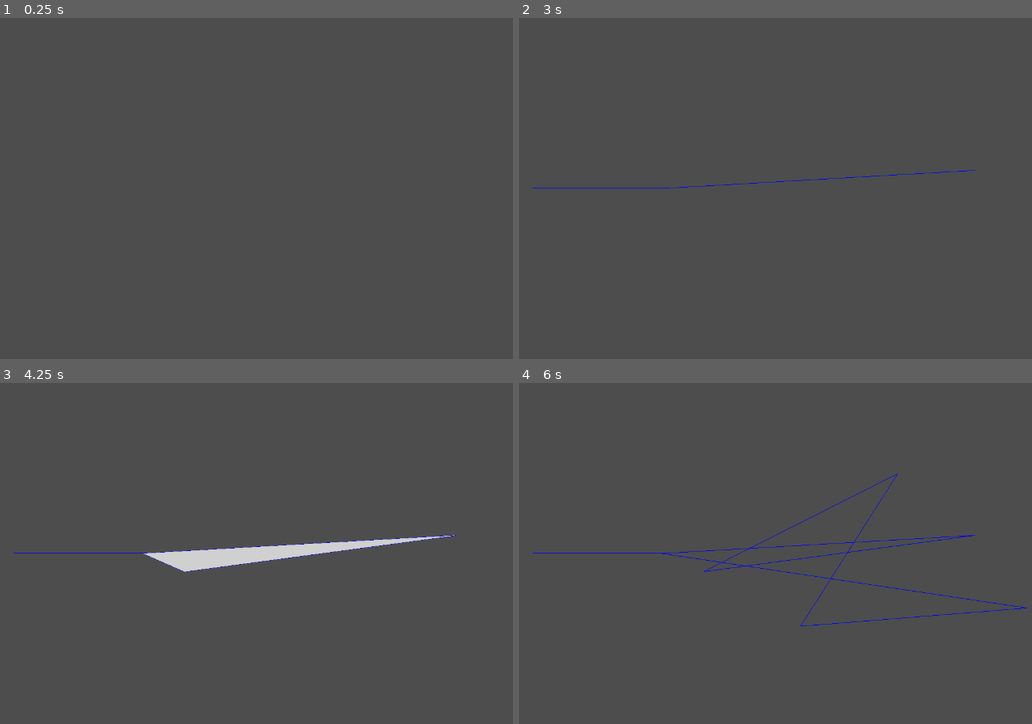
Above: before the commit, frames 1-4 (two rows, left to right).
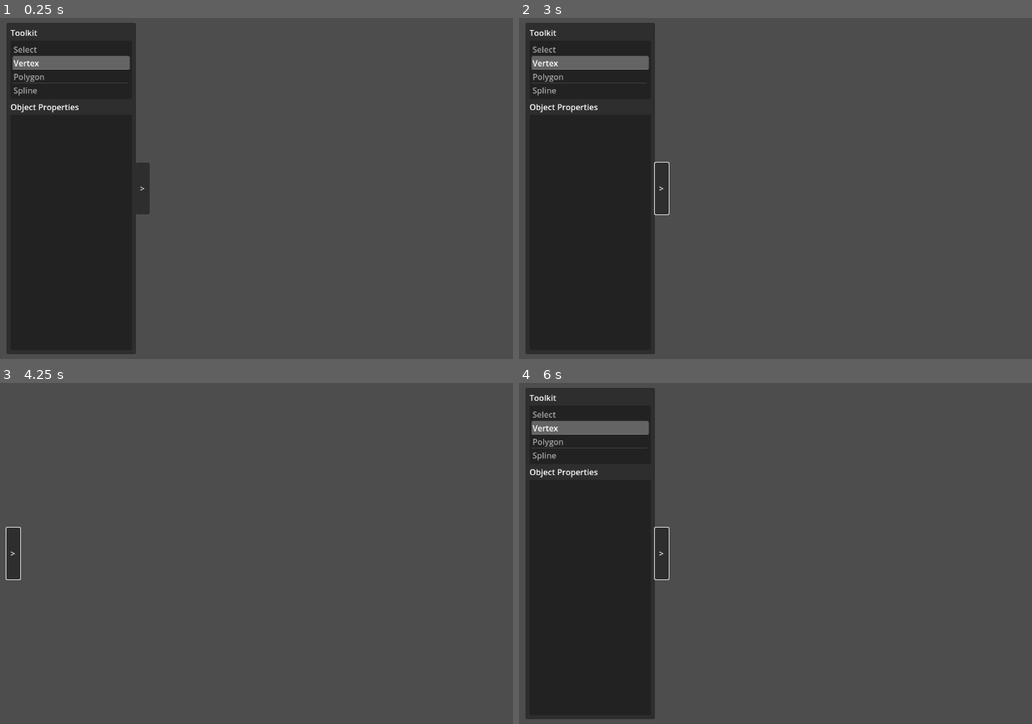
Above: after the commit, the same moments.

Repository: jeffinitup/clunk
Game: Godot game, scene res://scene/editor.tscn
Same seed, same stepped clock (60 frames per second), same inputs: the game is played once before the commit and once after it.
Inputs (mouse positions are in pixels of both pictures, inside the frame that each line leads up to):
- Up to frame 1 (0.25 s): no input
- Up to frame 2 (3 s): click (662, 188) at 0.5 s, where only the run after the commit has a clickable ">"; click (534, 188) at 1.25 s, where only the run after the commit has a clickable ">"; click (662, 188) at 2 s, where only the run after the commit has a clickable ">"; tap Enter at 2.75 s; move the mouse to (975, 171) at 2.77 s; tap Backspace at 2.85 s; click (975, 171) at 2.92 s
- Up to frame 3 (4.25 s): tap Delete at 3.05, 3.6 s; tap Space at 3.5 s; move the mouse to (184, 570) at 3.52 s; click (184, 570) at 3.67 s; tap Backspace at 3.8 s
- Up to frame 4 (6 s): tap Enter at 4.25, 5.75 s; move the mouse to (898, 475) at 4.27 s; tap Backspace at 4.35, 5.3, 5.85 s; click (898, 475) at 4.42 s; tap Delete at 4.55, 5.1 s; tap Space at 5 s; move the mouse to (801, 625) at 5.02 s; click (801, 625) at 5.17 s; move the mouse to (1026, 608) at 5.77 s; click (1026, 608) at 5.92 s

The runs differ from the first frame. In frame 1, 24% of the frame differs, in the area x 1-30%, y 1-99%; in frame 2, 24%; in frame 3, 2.5%; in frame 4, 25%, in the area x 1-100%, y 1-99%.

Commit message:
proper tool system

Diff:
--- a/clunk-editor/scene/editor.tscn
+++ b/clunk-editor/scene/editor.tscn
@@ -1,7 +1,25 @@
-[gd_scene load_steps=3 format=3 uid="uid://dthqgv4b565b"]
+[gd_scene load_steps=8 format=3 uid="uid://dthqgv4b565b"]
 
 [ext_resource type="Script" path="res://scripts/editor.gd" id="1_ohh0g"]
 [ext_resource type="Script" path="res://scripts/draw.gd" id="2_762bk"]
+[ext_resource type="Script" path="res://scripts/cell_manager.gd" id="3_h0f4w"]
+[ext_resource type="Script" path="res://scripts/interface.gd" id="4_evutu"]
+[ext_resource type="Script" path="res://scripts/tool_manager.gd" id="5_g05hf"]
+
+[sub_resource type="StyleBoxFlat" id="StyleBoxFlat_o3cbe"]
+content_margin_left = 8.0
+content_margin_top = 8.0
+content_margin_right = 8.0
+content_margin_bottom = 8.0
+bg_color = Color(0.1, 0.1, 0.1, 0.6)
+corner_radius_top_left = 3
+corner_radius_top_right = 3
+corner_radius_bottom_right = 3
+corner_radius_bottom_left = 3
+corner_detail = 5
+
+[sub_resource type="Theme" id="Theme_np3d2"]
+PanelContainer/styles/panel = SubResource("StyleBoxFlat_o3cbe")
 
 [node name="editor" type="Node"]
 script = ExtResource("1_ohh0g")
@@ -10,3 +28,71 @@
 script = ExtResource("2_762bk")
 
 [node name="cell_manager" type="Node2D" parent="."]
+script = ExtResource("3_h0f4w")
+
+[node name="interface" type="CanvasLayer" parent="."]
+script = ExtResource("4_evutu")
+
+[node name="gui" type="MarginContainer" parent="interface"]
+anchors_preset = 15
+anchor_right = 1.0
+anchor_bottom = 1.0
+grow_horizontal = 2
+grow_vertical = 2
+theme_override_constants/margin_left = 32
+theme_override_constants/margin_top = 32
+theme_override_constants/margin_right = 32
+theme_override_constants/margin_bottom = 32
+
+[node name="main" type="HBoxContainer" parent="interface/gui"]
+layout_mode = 2
+size_flags_horizontal = 0
+theme_override_constants/separation = 0
+
+[node name="panel" type="PanelContainer" parent="interface/gui/main"]
+custom_minimum_size = Vector2(256, 0)
+layout_mode = 2
+size_flags_horizontal = 0
+theme = SubResource("Theme_np3d2")
+
+[node name="sort" type="VBoxContainer" parent="interface/gui/main/panel"]
+layout_mode = 2
+
+[node name="header1" type="Label" parent="interface/gui/main/panel/sort"]
+layout_mode = 2
+text = "Toolkit"
+
+[node name="tools" type="ItemList" parent="interface/gui/main/panel/sort"]
+layout_mode = 2
+size_flags_vertical = 0
+allow_search = false
+auto_height = true
+item_count = 4
+item_0/text = "Select"
+item_1/text = "Vertex"
+item_2/text = "Polygon"
+item_3/text = "Spline"
+
+[node name="header2" type="Label" parent="interface/gui/main/panel/sort"]
+layout_mode = 2
+text = "Object Properties"
+
+[node name="properties" type="PanelContainer" parent="interface/gui/main/panel/sort"]
+layout_mode = 2
+size_flags_vertical = 3
+
+[node name="container" type="VBoxContainer" parent="interface/gui/main/panel/sort/properties"]
+layout_mode = 2
+
+[node name="showhide" type="Button" parent="interface/gui/main"]
+custom_minimum_size = Vector2(27, 102)
+layout_mode = 2
+size_flags_horizontal = 0
+size_flags_vertical = 4
+text = ">"
+
+[node name="tool_manager" type="Node" parent="interface"]
+script = ExtResource("5_g05hf")
+
+[connection signal="item_selected" from="interface/gui/main/panel/sort/tools" to="interface" method="tool_selected"]
+[connection signal="pressed" from="interface/gui/main/showhide" to="interface" method="show_hide"]
--- /dev/null
+++ b/clunk-editor/scripts/cell_manager.gd
@@ -0,0 +1,2 @@
+### cell_manager.gd
+class_name CellManager extends Node2D
--- a/clunk-editor/scripts/draw.gd
+++ b/clunk-editor/scripts/draw.gd
@@ -32,19 +32,25 @@
 		draw_polyline(line, Color.BLUE)
 
 		# Stop drawing if less than three points
-		if poly.size() < 3:
+		if poly.size() < 3 || !should_draw(poly):
 			return
 
 		draw_colored_polygon(poly, Color(Color.WHITE, fac))
 
-func _process(delta: float) -> void:
+func _unhandled_input(event : InputEvent) -> void:
+	if event is InputEventMouseMotion:
+		var mpos := get_global_mouse_position()
+		for polygon in editor.poly_list:
+			if Geometry2D.is_point_in_polygon(mpos, polygon.points):
+				polygon.focused = true
+				continue
+			polygon.focused = false
+
+func _physics_process(delta : float) -> void:
+	# Redraw
 	queue_redraw()
 
-func _physics_process(delta : float) -> void:
-	# Check for mouse overlap
-	var mpos := get_global_mouse_position()
-	for polygon in editor.poly_list:
-		if Geometry2D.is_point_in_polygon(mpos, polygon.points):
-			polygon.focused = true
-			continue
-		polygon.focused = false
+func should_draw(points : PackedVector2Array) -> bool:
+	if Geometry2D.triangulate_polygon(points).is_empty():
+		return false
+	return true
--- a/clunk-editor/scripts/editor.gd
+++ b/clunk-editor/scripts/editor.gd
@@ -1,47 +1,23 @@
 ### editor.gd
 class_name Editor extends Node
 
+## Fired when poly_list is updated
+signal polys_updated(list : Array[Polygon])
+
 ## Array of different points
 var poly_list : Array[Polygon]
-## Current, modified polygon
+## Current, uncommited polygon
 var poly_cur : Polygon
 
 func _ready() -> void:
 	pass
 
-func _unhandled_input(event: InputEvent) -> void:
-	## Check for mouse input
-	if event is InputEventMouseButton:
-		## Place polygon point
-		if event.button_index == MOUSE_BUTTON_LEFT && event.is_pressed():
-			var pos : Vector2 = event.position
-			if !poly_cur:
-				poly_cur = Polygon.new(poly_list.size())
-			poly_cur.append(pos)
+func set_poly_cur(poly : Polygon) -> void:
+	poly_cur = poly
 
-		## Commit polygon
-		if event.button_index == MOUSE_BUTTON_MASK_RIGHT && event.is_pressed():
-			if !poly_cur:
-				return
-			commit_polygon()
-
-		## Delete polygon
-
-func commit_polygon() -> void:
-	# If collision triangulation fails, we have a bad polygon
-	if Geometry2D.triangulate_polygon(poly_cur.points).is_empty():
-		push_warning("Bad triangulation! - " + str(poly_cur.rid))
-		poly_cur = null
-		return
-
-	# If collision decomposition fails, we also have a bad polygon
-	if Geometry2D.decompose_polygon_in_convex(poly_cur.points).is_empty():
-		push_warning("Bad decompisition! - " + str(poly_cur.rid))
-		poly_cur = null
-		return
-
-	# Add to list
-	poly_list.append(poly_cur)
+func add_to_polygon_list(poly : Polygon) -> void:
+	poly_list.append(poly)
+	polys_updated.emit(poly_list)
 	poly_cur = null
 
 class Polygon extends Resource:
--- /dev/null
+++ b/clunk-editor/scripts/interface.gd
@@ -0,0 +1,20 @@
+### interface.gd
+class_name Interface extends CanvasLayer
+
+## Main gui panel
+@onready var main_panel : PanelContainer = $gui/main/panel
+## Tools list
+@onready var tools_list : ItemList = $gui/main/panel/sort/tools
+## Tool manager
+@onready var tool_manager : ToolManager = $tool_manager
+
+
+func _ready() -> void:
+	# Make sure vertex mode is selected
+	tools_list.select(1)
+
+func show_hide() -> void:
+	main_panel.visible = not main_panel.visible
+
+func tool_selected(index: int) -> void:
+	tool_manager.create_tool(index)
--- /dev/null
+++ b/clunk-editor/scripts/tool.gd
@@ -0,0 +1,79 @@
+### tool.gd
+class_name Tool extends Node2D
+
+## The name of the tool
+var tool_name : String = "Tool"
+
+class Select extends Tool:
+	func _init() -> void:
+		self.tool_name = "Select"
+
+class Vertex extends Tool:
+	## Fired when temporary polygon is created
+	signal temp_commit(polygon : Editor.Polygon)
+	## Fired when ready to commit to level polygon list
+	signal commit(polygon : Editor.Polygon)
+	## Fired when requesting polygon list size
+	signal size_request()
+
+	## Current, modified polygon
+	var poly_cur : Editor.Polygon
+	## Our copy of polygon size
+	var poly_size : int = 0
+
+	func _init() -> void:
+		self.tool_name = "Vertex"
+
+	func _ready() -> void:
+		self.size_request.emit()
+
+	func _unhandled_input(event: InputEvent) -> void:
+		## Check for mouse input
+		if event is InputEventMouseButton:
+			## Place polygon point
+			if event.button_index == MOUSE_BUTTON_LEFT && event.is_pressed():
+				var pos : Vector2 = event.position
+				if !self.poly_cur:
+					self.poly_cur = Editor.Polygon.new(self.poly_size)
+					self.temp_commit.emit(self.poly_cur)
+				self.poly_cur.append(pos)
+
+			## Commit polygon
+			if event.button_index == MOUSE_BUTTON_MASK_RIGHT && event.is_pressed():
+				if !self.poly_cur:
+					return
+				commit_polygon()
+
+		## Delete polygon
+		if event is InputEventKey:
+			if (event.keycode == KEY_BACKSPACE || event.keycode == KEY_DELETE) \
+				and event.is_pressed():
+					self.poly_cur = null
+
+	func update_size(size : int) -> void:
+		poly_size = size
+
+	func commit_polygon() -> void:
+		# If collision triangulation fails, we have a bad polygon
+		if Geometry2D.triangulate_polygon(poly_cur.points).is_empty():
+			push_warning("Bad triangulation! - " + str(poly_cur.rid))
+			self.poly_cur = null
+			return
+
+		# If collision decomposition fails, we also have a bad polygon
+		if Geometry2D.decompose_polygon_in_convex(poly_cur.points).is_empty():
+			push_warning("Bad decompisition! - " + str(poly_cur.rid))
+			self.poly_cur = null
+			return
+
+		# Add to list
+		self.commit.emit(self.poly_cur)
+		self.poly_cur = null
+
+class Polygon extends Tool:
+	func _init() -> void:
+		self.tool_name = "Polygon"
+
+class Spline extends Tool:
+	func _init() -> void:
+		self.tool_name = "Spline"
--- /dev/null
+++ b/clunk-editor/scripts/tool_manager.gd
@@ -0,0 +1,40 @@
+### tool_manager.gd
+class_name ToolManager extends Node
+
+enum {
+	Select,
+	Vertex,
+	Polygon,
+	Spline
+}
+
+## Active tool
+var current : Tool = null
+
+
+func create_tool(i : int) -> Tool:
+	var tool : Tool
+	var editor : Editor = owner as Editor
+
+	match i:
+		Select:
+			tool = Tool.Select.new()
+		Vertex:
+			tool = Tool.Vertex.new()
+
+			tool.temp_commit.connect(editor.set_poly_cur.bind())
+			tool.commit.connect(editor.add_to_polygon_list.bind())
+			tool.size_request.connect(func() -> void:
+				editor.polys_updated.emit(editor.poly_list))
+		Polygon:
+			tool = Tool.Polygon.new()
+		Spline:
+			tool = Tool.Spline.new()
+	tool.name = tool.tool_name.to_lower()
+
+	if current != null:
+		current.queue_free()
+	current = tool
+	add_child(tool)
+
+	return tool
